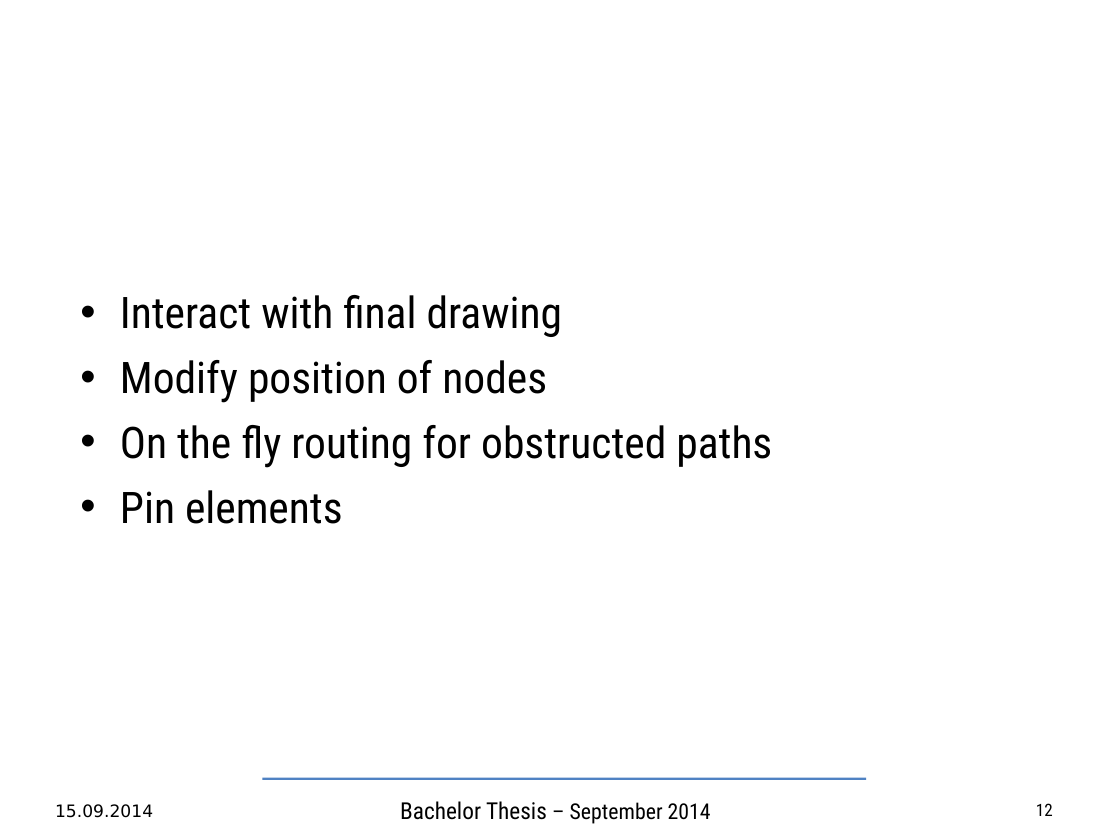
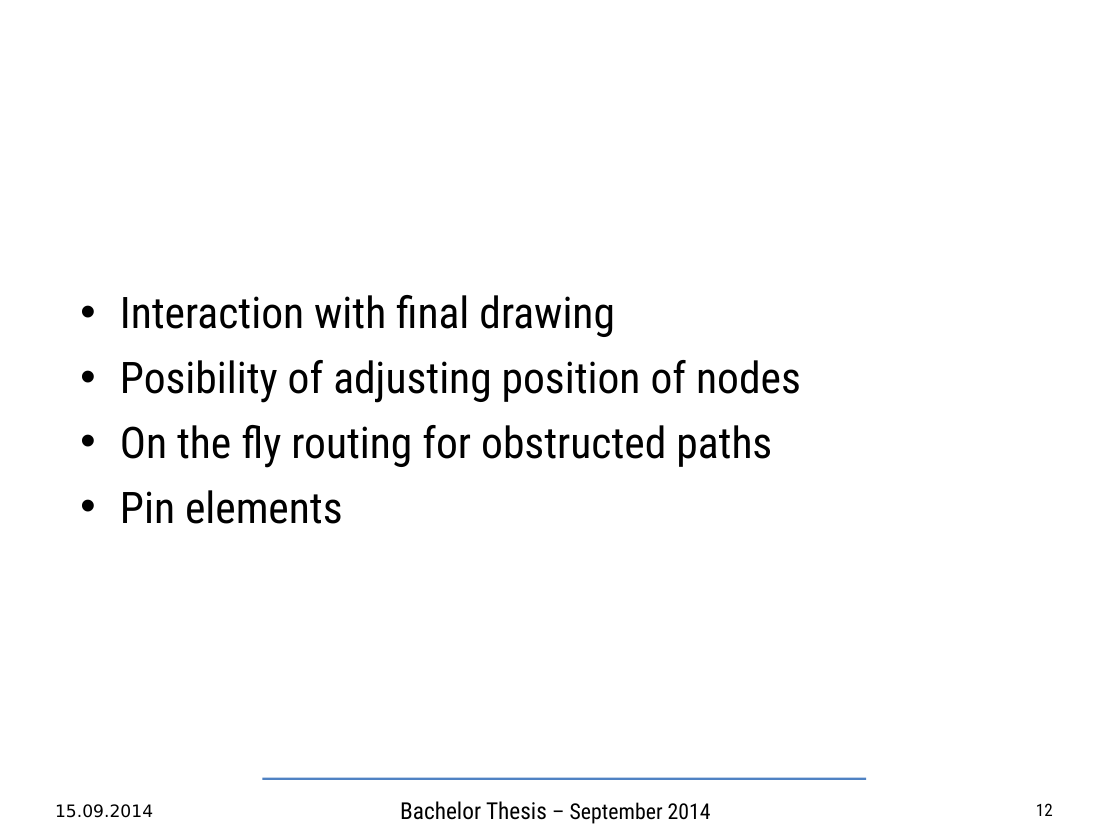
Before and after one commit to TudorVisan/Diploma, a slide deck: slide 12 of andrei.musat/prez/articol/bachelor-slides-en.odp. Drawn at 1120x840 pixels with LibreOffice and Linux fonts; fonts in the diff are those of the drawing; background and template pictures are left out. Boxes give left, top, right and bottom in pixels: in the first picture for what was removed or moved away, otherwise in the second. Text is boxed around its words. In the diff, an @@ line names an element or a change of style, - is before the commit and + after.

```diff
--- a/andrei.musat/prez/articol/bachelor-slides-en.odp
+++ b/andrei.musat/prez/articol/bachelor-slides-en.odp
@@ text at (120,295,801,403): text changed @@
-• Interact with final drawing
-• Modify position of nodes
+• Interaction with final drawing
+• Posibility of adjusting position of nodes
```
Also in this commit, not shown: 3 other slides changed.
